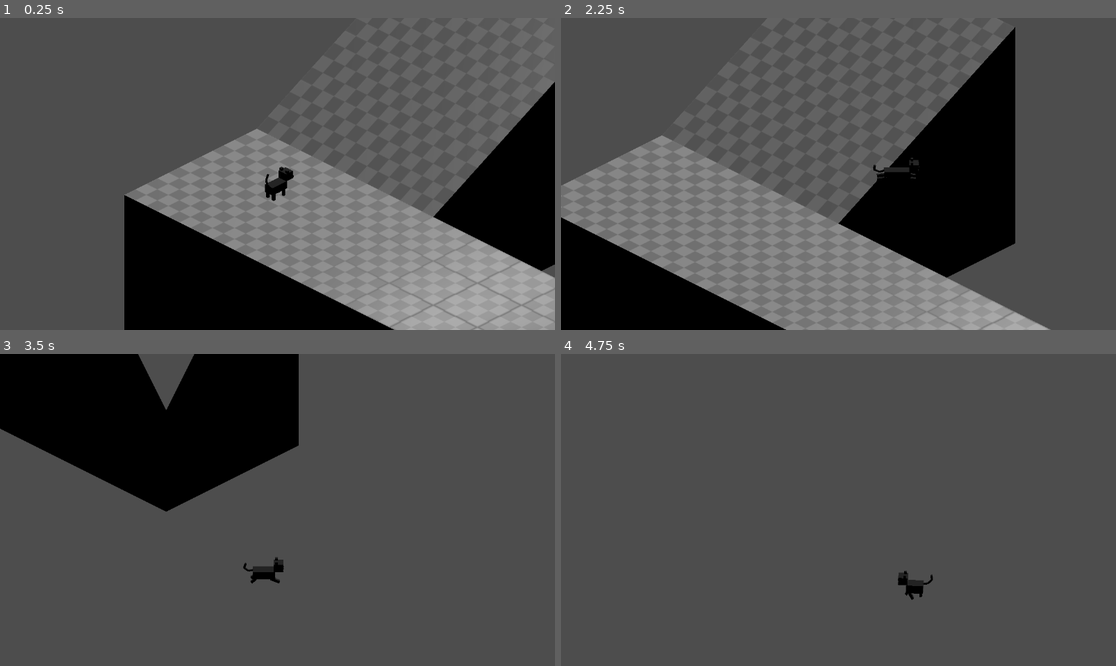
Above: before the commit, frames 1-4 (two rows, left to right).
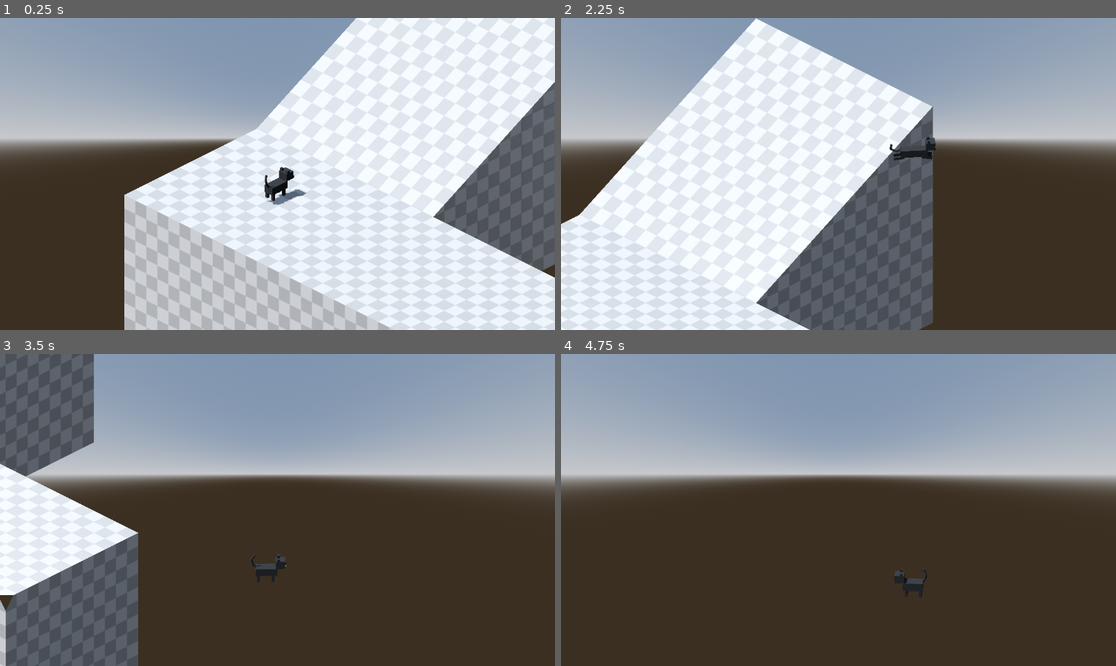
Above: after the commit, the same moments.

Repository: gus3000/PepperVania
Game: Godot game, scene res://Scenes/level_test.tscn
Same seed, same stepped clock (60 frames per second), same inputs: the game is played once before the commit and once after it.
Inputs (mouse positions are in pixels of both pictures, inside the frame that each line leads up to):
- Up to frame 1 (0.25 s): no input
- Up to frame 2 (2.25 s): tap Enter at 0.5 s; move the mouse to (960, 158) at 0.52 s; hold D (right) 0.53-1.25 s; tap Shift (dash, bound only after the commit) at 0.6, 2.1 s; click (960, 158) at 0.67 s; tap Space (jump) at 0.77, 0.8, 1.07 s; drag from (727, 189) to (810, 236) at 1.27 s; move the mouse to (894, 105) at 2.02 s; hold D (right) from 2.03 s (still down)
- Up to frame 3 (3.5 s): tap Space (jump) at 2.3 s; release D (right) at 2.75 s; drag from (249, 572) to (111, 463) at 2.77 s
- Up to frame 4 (4.75 s): move the mouse to (1005, 556) at 3.52 s; hold A (left) 3.53-4.25 s; tap X at 3.6 s; tap Space (jump) at 3.77, 3.8, 4.07 s; drag from (672, 463) to (755, 432) at 4.27 s

The runs differ from the first frame. In frame 1, 99% of the frame differs, in the area x 0-100%, y 0-100%; in frame 2, 99%; in frame 3, 94%; in frame 4, 98%.

Commit message:
feat: add dash, refactor animation transitions

Diff:
--- a/Scenes/level_test.tscn
+++ b/Scenes/level_test.tscn
@@ -1,10 +1,23 @@
-[gd_scene load_steps=9 format=3 uid="uid://dux72qukuqywb"]
+[gd_scene load_steps=12 format=3 uid="uid://dux72qukuqywb"]
 
 [ext_resource type="Script" path="res://addons/cyclops_level_builder/nodes/cyclops_blocks.gd" id="2_nfrwn"]
 [ext_resource type="Script" path="res://addons/cyclops_level_builder/nodes/cyclops_convex_block.gd" id="3_0xaw2"]
 [ext_resource type="Script" path="res://addons/cyclops_level_builder/resources/convex_block_data.gd" id="4_3he0v"]
 [ext_resource type="PackedScene" uid="uid://c8ayyj7wew3j2" path="res://Scenes/pepper.tscn" id="4_wx88p"]
 [ext_resource type="Script" path="res://Src/iso_follow.gd" id="5_iu1k5"]
+
+[sub_resource type="ProceduralSkyMaterial" id="ProceduralSkyMaterial_job0q"]
+sky_horizon_color = Color(0.64625, 0.65575, 0.67075, 1)
+ground_horizon_color = Color(0.64625, 0.65575, 0.67075, 1)
+
+[sub_resource type="Sky" id="Sky_kn3rb"]
+sky_material = SubResource("ProceduralSkyMaterial_job0q")
+
+[sub_resource type="Environment" id="Environment_m3pu7"]
+background_mode = 2
+sky = SubResource("Sky_kn3rb")
+tonemap_mode = 2
+glow_enabled = true
 
 [sub_resource type="Resource" id="Resource_xob1e"]
 script = ExtResource("4_3he0v")
@@ -68,6 +81,13 @@
 
 [node name="Node3D" type="Node3D"]
 
+[node name="DirectionalLight3D" type="DirectionalLight3D" parent="."]
+transform = Transform3D(-0.866023, -0.433016, 0.250001, 0, 0.499998, 0.866027, -0.500003, 0.749999, -0.43301, 3.81739, 13.2238, -6.61186)
+shadow_enabled = true
+
+[node name="WorldEnvironment" type="WorldEnvironment" parent="."]
+environment = SubResource("Environment_m3pu7")
+
 [node name="CyclopsBlocks" type="Node3D" parent="."]
 script = ExtResource("2_nfrwn")
 
@@ -89,13 +109,11 @@
 
 [node name="Lights" type="Node" parent="."]
 
-[node name="DirectionalLight3D" type="DirectionalLight3D" parent="Lights"]
-transform = Transform3D(1, 0, 0, 0, 0.645724, 0.763571, 0, -0.763571, 0.645724, 0, 10, 0)
-
 [node name="Camera3D" type="Camera3D" parent="." node_paths=PackedStringArray("point_to_follow")]
 transform = Transform3D(-0.707107, 0.353553, -0.612372, 0, 0.866025, 0.5, 0.707107, 0.353553, -0.612372, -6.48658, 5.2655, -6.01502)
 projection = 1
 size = 5.0
+far = 50.0
 script = ExtResource("5_iu1k5")
 point_to_follow = NodePath("../Player/LookAtTarget")
 follow_speed = 10
--- a/Scenes/pepper.tscn
+++ b/Scenes/pepper.tscn
@@ -1,10 +1,11 @@
-[gd_scene load_steps=18 format=3 uid="uid://c8ayyj7wew3j2"]
+[gd_scene load_steps=19 format=3 uid="uid://c8ayyj7wew3j2"]
 
 [ext_resource type="PackedScene" uid="uid://cgmfgn7omx6x7" path="res://Models/pepper.glb" id="1_7py1n"]
 [ext_resource type="Script" path="res://Src/pepper.gd" id="2_7c7ou"]
 [ext_resource type="Script" path="res://Src/State/state_machine.gd" id="4_jtwib"]
 [ext_resource type="Script" path="res://Src/State/Player/idle.gd" id="5_hnr86"]
 [ext_resource type="Script" path="res://Src/State/Player/run.gd" id="6_4ir4y"]
+[ext_resource type="Script" path="res://Src/State/Player/dash.gd" id="7_1ojuo"]
 [ext_resource type="Script" path="res://Src/State/Player/air.gd" id="7_d4pmg"]
 
 [sub_resource type="CapsuleShape3D" id="CapsuleShape3D_g7lo2"]
@@ -39,6 +40,7 @@
 
 [sub_resource type="AnimationNodeStateMachineTransition" id="AnimationNodeStateMachineTransition_ep85p"]
 advance_mode = 2
+advance_condition = &"idle"
 
 [sub_resource type="AnimationNodeStateMachineTransition" id="AnimationNodeStateMachineTransition_hb5gy"]
 advance_mode = 2
@@ -64,29 +66,19 @@
 [node name="PepperModel" parent="." instance=ExtResource("1_7py1n")]
 
 [node name="Skeleton3D" parent="PepperModel/PepperArmature" index="0"]
-bones/0/position = Vector3(4.20425e-10, 0.252405, -0.238352)
-bones/0/scale = Vector3(0.962339, 1.10402, 0.962339)
-bones/1/scale = Vector3(1.04435, 0.92683, 1.04435)
-bones/6/rotation = Quaternion(0.881921, -0.471397, 2.78799e-07, 1.29468e-06)
-bones/7/rotation = Quaternion(0.881921, -0.471397, 1.73666e-07, 1.23848e-06)
-bones/8/rotation = Quaternion(0.881921, 0.471397, -2.61983e-07, 1.27786e-06)
-bones/9/rotation = Quaternion(0.881921, 0.471397, -1.5685e-07, 1.22167e-06)
-bones/14/rotation = Quaternion(0.695173, -1.33533e-06, -1.45359e-06, 0.718842)
-bones/14/scale = Vector3(1.04435, 0.930207, 1.04481)
-bones/15/rotation = Quaternion(0.943969, -1.86156e-07, -1.0003e-07, -0.330034)
-bones/15/scale = Vector3(1.04435, 0.962159, 1.02006)
-bones/16/rotation = Quaternion(0.242342, 1.46728e-09, -1.85122e-07, 0.970191)
-bones/17/rotation = Quaternion(0.326823, 2.08597e-09, -2.4844e-07, 0.945086)
-bones/18/position = Vector3(5.94471e-08, -0.121947, -0.395404)
-bones/18/scale = Vector3(1.04435, 0.92683, 1.04435)
-bones/19/rotation = Quaternion(0.722715, -6.52402e-07, -2.81554e-07, 0.691146)
-bones/19/scale = Vector3(1.04435, 1.0542, 1.03864)
-bones/20/rotation = Quaternion(0.468166, 1.52469e-06, 1.04436e-06, 0.883641)
-bones/20/scale = Vector3(1.04435, 0.930207, 1.04481)
-bones/21/rotation = Quaternion(0.886244, 6.23524e-07, 2.06551e-07, 0.46322)
-bones/21/scale = Vector3(1.04435, 1.0542, 1.03864)
-bones/22/position = Vector3(2.40023e-08, -0.269828, -0.158719)
-bones/22/scale = Vector3(1.04435, 0.92683, 1.04435)
+bones/6/rotation = Quaternion(0.707107, -0.707107, 8.12028e-07, 8.12028e-07)
+bones/7/rotation = Quaternion(0.707107, -0.707107, 7.27735e-07, 7.27735e-07)
+bones/8/rotation = Quaternion(0.707107, 0.707107, -8.12028e-07, 8.12028e-07)
+bones/9/rotation = Quaternion(0.707107, 0.707107, -7.27735e-07, 7.27735e-07)
+bones/14/rotation = Quaternion(0.707105, -1.30516e-06, -1.43524e-06, 0.707108)
+bones/15/rotation = Quaternion(0.887011, 2.11572e-07, -2.72491e-07, -0.461748)
+bones/16/rotation = Quaternion(0.173649, 1.4894e-09, -1.32648e-07, 0.984808)
+bones/17/rotation = Quaternion(0.216439, 2.15487e-09, -1.6453e-07, 0.976296)
+bones/19/rotation = Quaternion(0.707107, -4.90336e-07, -5.55385e-07, 0.707107)
+bones/19/scale = Vector3(1, 1, 1)
+bones/20/rotation = Quaternion(0.707107, 1.2004e-06, 1.52561e-06, 0.707107)
+bones/20/scale = Vector3(1, 1, 1)
+bones/21/scale = Vector3(1, 1, 1)
 
 [node name="CollisionShape3D" type="CollisionShape3D" parent="."]
 transform = Transform3D(1, 0, 0, 0, -4.37114e-08, 1, 0, -1, -4.37114e-08, 0, 0.177947, 0)
@@ -100,14 +92,17 @@
 subject = NodePath("..")
 state = NodePath("Idle")
 
+[node name="Air" type="Node" parent="StateMachine"]
+script = ExtResource("7_d4pmg")
+
+[node name="Dash" type="Node" parent="StateMachine"]
+script = ExtResource("7_1ojuo")
+
 [node name="Idle" type="Node" parent="StateMachine"]
 script = ExtResource("5_hnr86")
 
 [node name="Run" type="Node" parent="StateMachine"]
 script = ExtResource("6_4ir4y")
-
-[node name="Air" type="Node" parent="StateMachine"]
-script = ExtResource("7_d4pmg")
 
 [node name="Pepper" type="Node" parent="."]
 
--- a/Src/State/Player/air.gd
+++ b/Src/State/Player/air.gd
@@ -6,11 +6,13 @@
 	if msg.has("do_jump"):
 		player.velocity.y = player.jump_impulse
 
-func physics_update(delta: float)->void:
+
+func physics_update(delta: float) -> void:
 	default_movement(delta)
 	player.move_and_slide()
-	if player.is_on_floor():
-		if is_input_zero():
-			state_machine.transition_to("Idle")
-		else:
-			state_machine.transition_to("Run")
+	# if player.is_on_floor():
+	# 	if is_input_zero():
+	# 		state_machine.transition_to("Idle")
+	# 	else:
+	# 		state_machine.transition_to("Run")
+	default_transitions(["Idle", "Dash", "Run"])
--- /dev/null
+++ b/Src/State/Player/dash.gd
@@ -0,0 +1,20 @@
+extends PlayerState
+
+var timer:Timer
+
+func enter(_msg := {}) -> void:
+	print("enter dash")
+	timer = Timer.new()
+	timer.connect("timeout", finish_dash)
+	timer.wait_time = player.dash_distance / player.dash_speed
+	timer.one_shot = true
+	add_child(timer)
+	timer.start()
+
+func physics_update(delta):
+	player.velocity = player.basis.z * player.dash_speed
+	player.move_and_slide()
+
+
+func finish_dash():
+	state_machine.transition_to("Idle")
--- a/Src/State/Player/idle.gd
+++ b/Src/State/Player/idle.gd
@@ -3,22 +3,19 @@
 
 func enter(_msg := {}) -> void:
 	print("enter idle")
-	print(player.animator)
 	player.velocity = Vector3.ZERO
 
 	animator["parameters/conditions/idle"] = true
 
 
 func update(_delta: float) -> void:
-	if not player.is_on_floor():
-		# we fell
-		state_machine.transition_to("Air")
-
-	if Input.is_action_just_pressed("jump"):
-		# we jump
-		state_machine.transition_to("Air", {do_jump = true})
-	elif not input_vector_raw.is_zero_approx():
-		state_machine.transition_to("Run")
+	# if Input.is_action_just_pressed("jump"):
+	# 	state_machine.transition_to("Air", {do_jump = true})
+	# elif not player.is_on_floor():
+	# 	state_machine.transition_to("Air")
+	# elif not input_vector_raw.is_zero_approx():
+	# 	state_machine.transition_to("Run")
+	default_transitions(["Air", "Dash", "Run"])
 
 
 func exit() -> void:
--- a/Src/State/Player/player_state.gd
+++ b/Src/State/Player/player_state.gd
@@ -16,11 +16,7 @@
 var direction: Vector3:
 	get:
 		var input_dir = input_vector_raw
-		return (
-			(get_viewport().get_camera_3d().basis * Vector3(input_dir.x, 0, input_dir.y))
-			# . rotated(Vector3.UP, -PI / 2)
-			# . normalized()
-		)
+		return get_viewport().get_camera_3d().basis * Vector3(input_dir.x, 0, input_dir.y)
 
 
 func default_movement(delta) -> void:
@@ -36,12 +32,33 @@
 	player.velocity.y -= player.gravity * delta
 
 
-func default_rotation(delta) -> void:
+func default_rotation(delta: float) -> void:
 	var from = player.basis.z
 	var to = Vector3(direction.x, 0, direction.z)
 	var angle = from.signed_angle_to(to, Vector3.UP)
 	player.rotate_y(angle * player.rotation_speed * delta)
 
 
+func default_transitions(allowed: Array[String]) -> void:
+	var all_transitions = ["Air", "Dash", "Idle", "Run"]
+	if allowed == null:
+		allowed = all_transitions
+
+	if "Dash" in allowed and Input.is_action_just_pressed("dash"):
+		return state_machine.transition_to("Dash")
+
+	if "Air" in allowed:
+		if Input.is_action_just_pressed("jump"):
+			return state_machine.transition_to("Air", {do_jump = true})
+		elif not player.is_on_floor():
+			return state_machine.transition_to("Air")
+
+	if "Run" in allowed and player.is_on_floor() and not input_vector_raw.is_zero_approx():
+		return state_machine.transition_to("Run")
+
+	if "Idle" in allowed and player.is_on_floor() and input_vector_raw.is_zero_approx():
+		return state_machine.transition_to("Idle")
+
+
 func is_input_zero() -> bool:
 	return input_vector_raw.is_equal_approx(Vector2.ZERO)
--- a/Src/State/Player/run.gd
+++ b/Src/State/Player/run.gd
@@ -6,7 +6,7 @@
 	animator["parameters/conditions/moving"] = true
 
 
-func physics_update(delta: float)->void:
+func physics_update(delta: float) -> void:
 	if not player.is_on_floor():
 		state_machine.transition_to("Air")
 		return
@@ -21,10 +21,11 @@
 	else:
 		animator["parameters/Move/walk_scale/scale"] = 1
 
-	if Input.is_action_just_pressed("jump"):
-		state_machine.transition_to("Air", {do_jump=true})
-	elif is_input_zero():
-		state_machine.transition_to("Idle")
+	default_transitions(["Air", "Dash", "Idle"])
+	# if Input.is_action_just_pressed("jump"):
+	# 	state_machine.transition_to("Air", {do_jump=true})
+	# elif is_input_zero():
+	# 	state_machine.transition_to("Idle")
 
 
 func exit() -> void:
--- a/Src/pepper.gd
+++ b/Src/pepper.gd
@@ -6,6 +6,8 @@
 @export var rotation_speed: float = 10
 @export var gravity: float = 10
 @export var jump_impulse: float = 5
+@export var dash_distance: float = 3
+@export var dash_speed: float = 10
 
 @onready var animator: AnimationTree = $AnimationTree
 
--- a/project.godot
+++ b/project.godot
@@ -18,6 +18,10 @@
 [autoload]
 
 CyclopsAutoload="*res://addons/cyclops_level_builder/cyclops_global_scene.tscn"
+
+[editor]
+
+movie_writer/movie_file="C:/Users/gus3000/GodotProjects/Peppervania3D/Build/Video/demo.avi"
 
 [editor_plugins]
 
@@ -59,3 +63,9 @@
 , Object(InputEventKey,"resource_local_to_scene":false,"resource_name":"","device":-1,"window_id":0,"alt_pressed":false,"shift_pressed":false,"ctrl_pressed":false,"meta_pressed":false,"pressed":false,"keycode":0,"physical_keycode":32,"key_label":0,"unicode":32,"echo":false,"script":null)
 ]
 }
+dash={
+"deadzone": 0.5,
+"events": [Object(InputEventKey,"resource_local_to_scene":false,"resource_name":"","device":-1,"window_id":0,"alt_pressed":false,"shift_pressed":false,"ctrl_pressed":false,"meta_pressed":false,"pressed":false,"keycode":0,"physical_keycode":4194325,"key_label":0,"unicode":0,"echo":false,"script":null)
+, Object(InputEventJoypadButton,"resource_local_to_scene":false,"resource_name":"","device":-1,"button_index":1,"pressure":0.0,"pressed":true,"script":null)
+]
+}
Not shown, changed: docs/Peppervania3D.apple-touch-icon.png.import
Not shown, changed: docs/Peppervania3D.icon.png.import
Not shown, changed: docs/Peppervania3D.png.import
Not shown, changed: .github/workflows/godot-ci.yml
Not shown, changed: .gitignore
